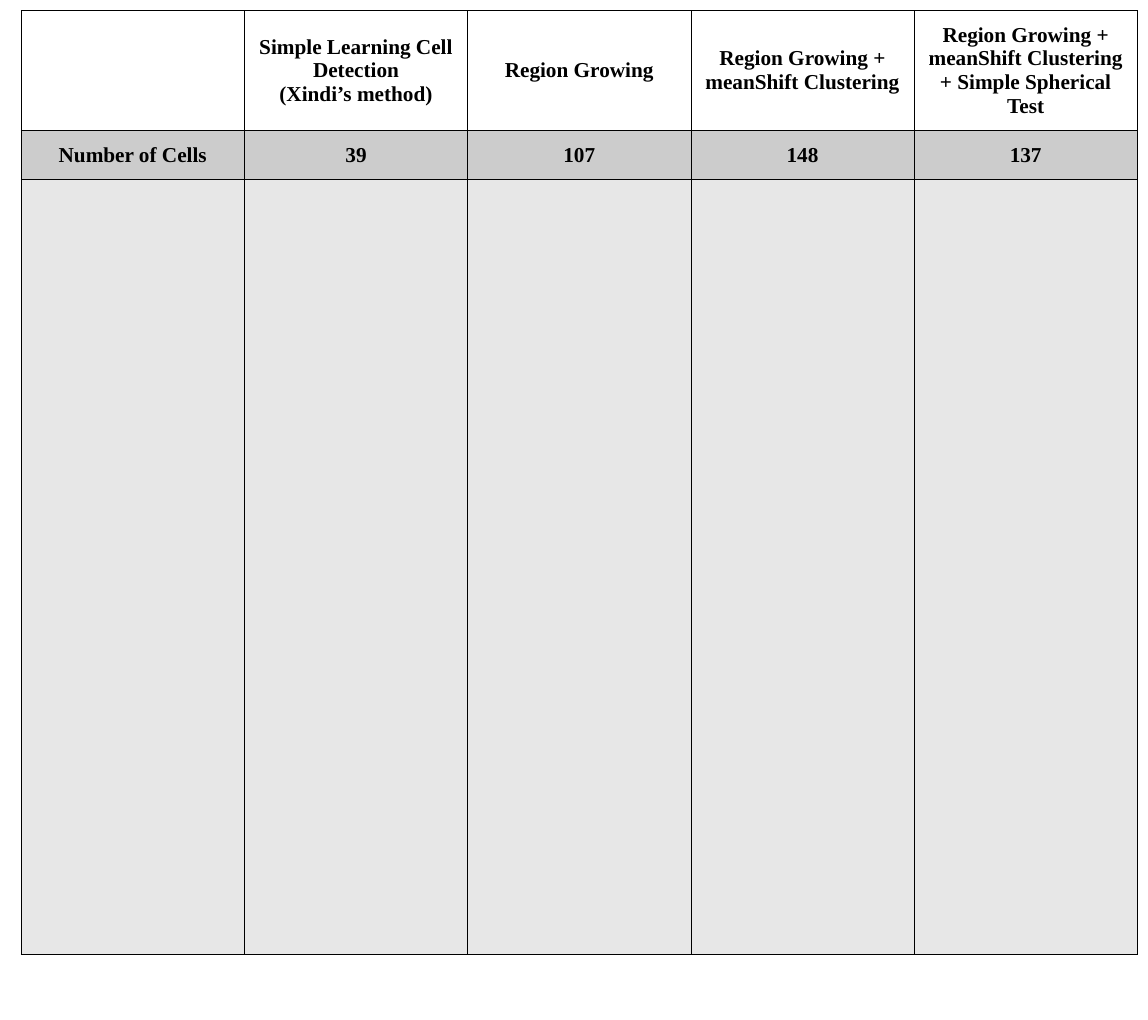
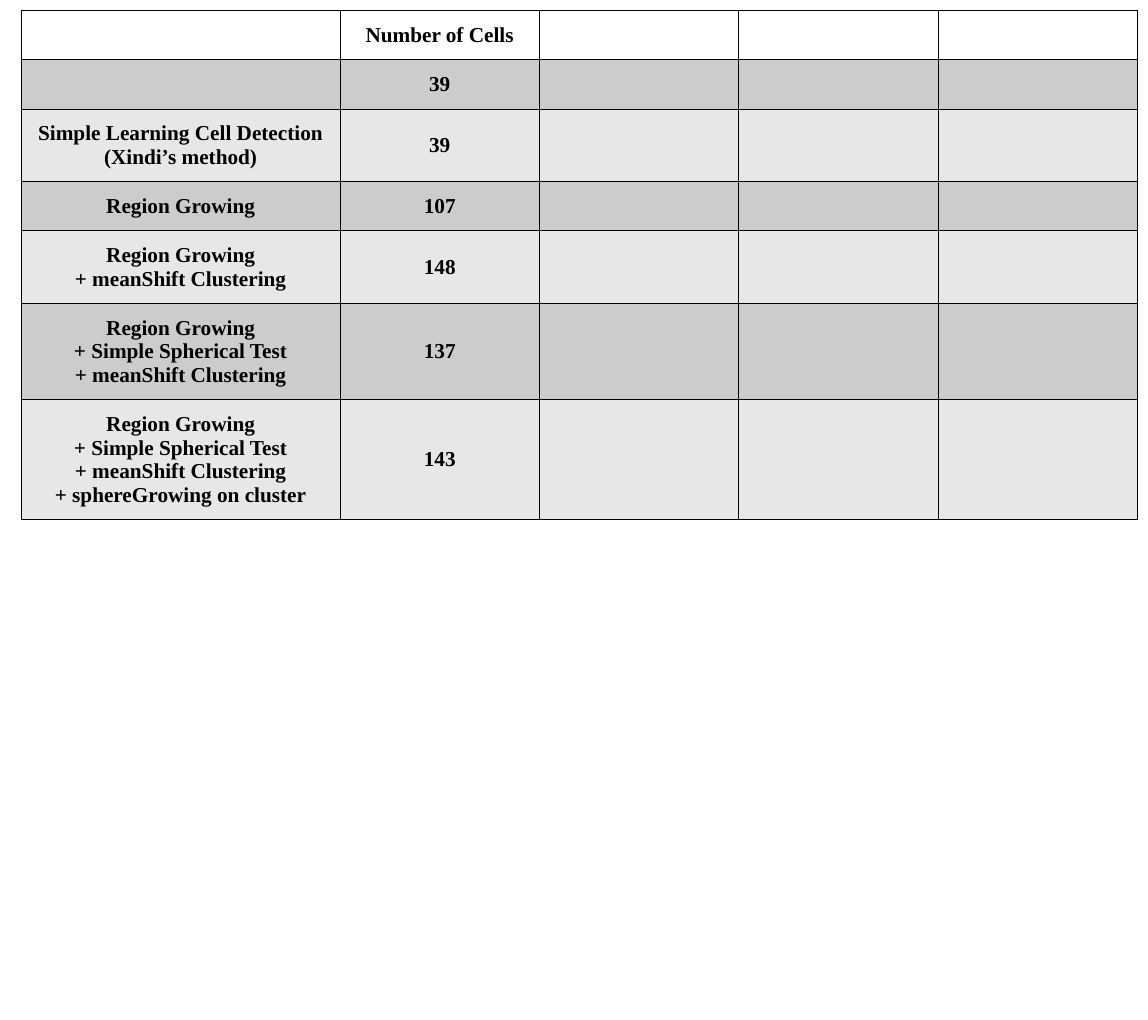
Before and after one commit to CBL-ORION/Vaa3D-tools-mirror, a slide deck: slide 3 of hackathon/xiang/cellSegmentation/scheme.pptx. Drawn at 1148x1020 pixels with LibreOffice and Linux fonts; fonts in the diff are those of the drawing. Boxes give left, top, right and bottom in pixels: in the first picture for what was removed or moved away, otherwise in the second. Text is boxed around its words. In the diff, an @@ line names an element or a change of style, - is before the commit and + after.

```diff
--- a/hackathon/xiang/cellSegmentation/scheme.pptx
+++ b/hackathon/xiang/cellSegmentation/scheme.pptx
@@ table at box(22, 10, 1137, 546) @@
-row 1:  | Simple Learning Cell Detection / (Xindi’s method) | Region Growing | Region Growing + meanShift Clustering | Region Growing + meanShift Clustering + Simple Spherical Test
-row 2: Number of Cells | 39 | 107 | 148 | 137
-row 3:  |  |  |  | 
+row 1:  | Number of Cells |  |  | 
+row 2:  | 39 |  |  | 
+row 3: Simple Learning Cell Detection / (Xindi’s method) | 39 |  |  | 
+row 4: Region Growing | 107 |  |  | 
+row 5: Region Growing / + meanShift Clustering | 148 |  |  | 
+row 6: Region Growing / + Simple Spherical Test / + meanShift Clustering | 137 |  |  | 
+row 7: Region Growing / + Simple Spherical Test / + meanShift Clustering / + sphereGrowing on cluster | 143 |  |  | 
```
Also in this commit, not shown: 1 other slide changed, 2 other files.
